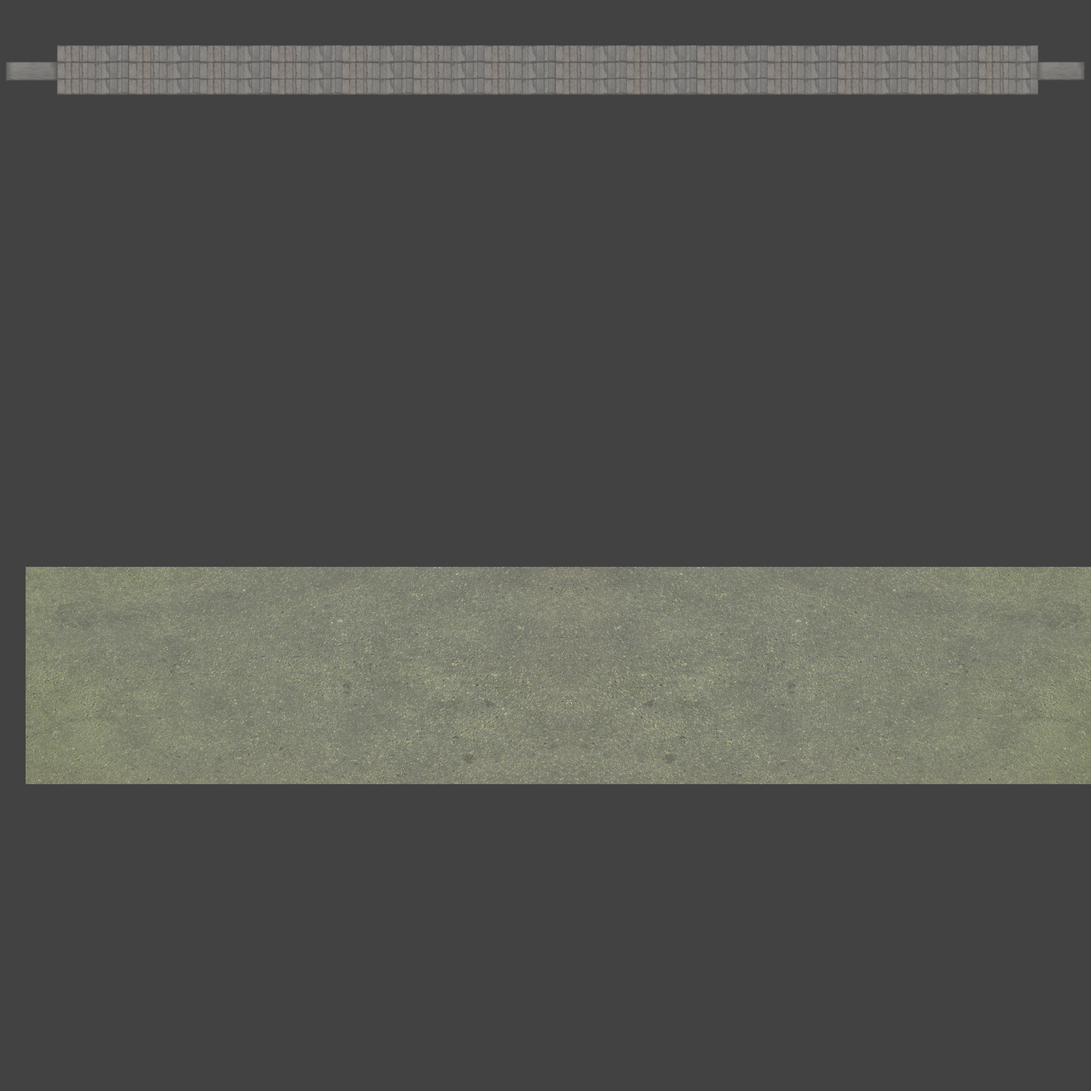
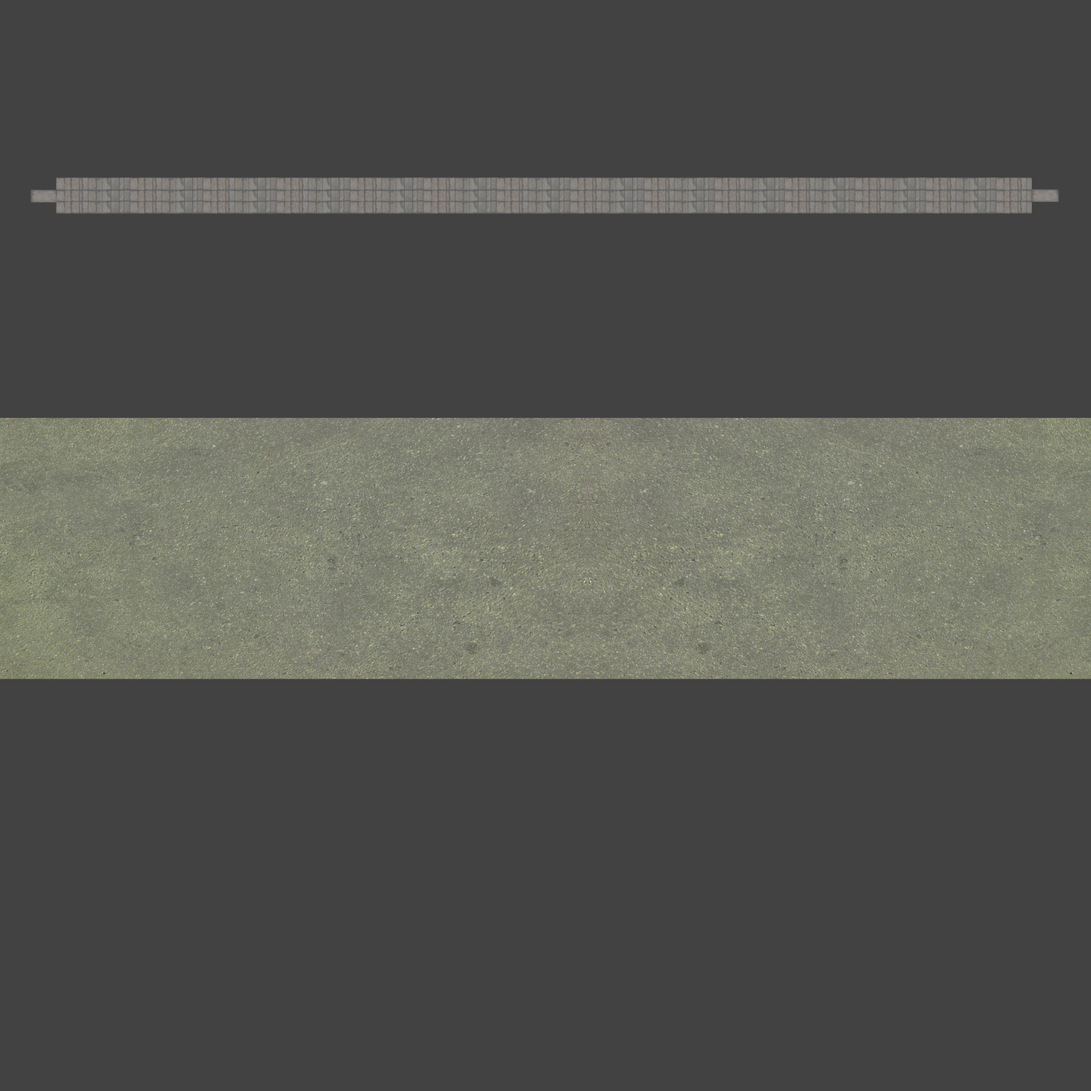
Revision of a layered 1091x1091 image; what changed, layer by layer:
moved "Pasted Layer" above "Pasted Layer copy", painted on it over [left=5, top=61, right=58, bottom=204]
painted on "Pasted Layer copy" over [left=1031, top=61, right=1086, bottom=203]
painted on "Pavement.jpg copy #1" over [left=55, top=78, right=1039, bottom=215]
painted on "Pavement.jpg copy" over [left=55, top=45, right=1039, bottom=203]
painted on "Pavement.jpg" over [left=55, top=62, right=1039, bottom=192]
painted on "Curb.jpg copy" over [left=568, top=417, right=1091, bottom=785]
painted on "Curb.jpg" over [left=0, top=417, right=589, bottom=785]
renamed "Background" to "Layer", hid it, painted on it over [left=0, top=45, right=1091, bottom=785]
